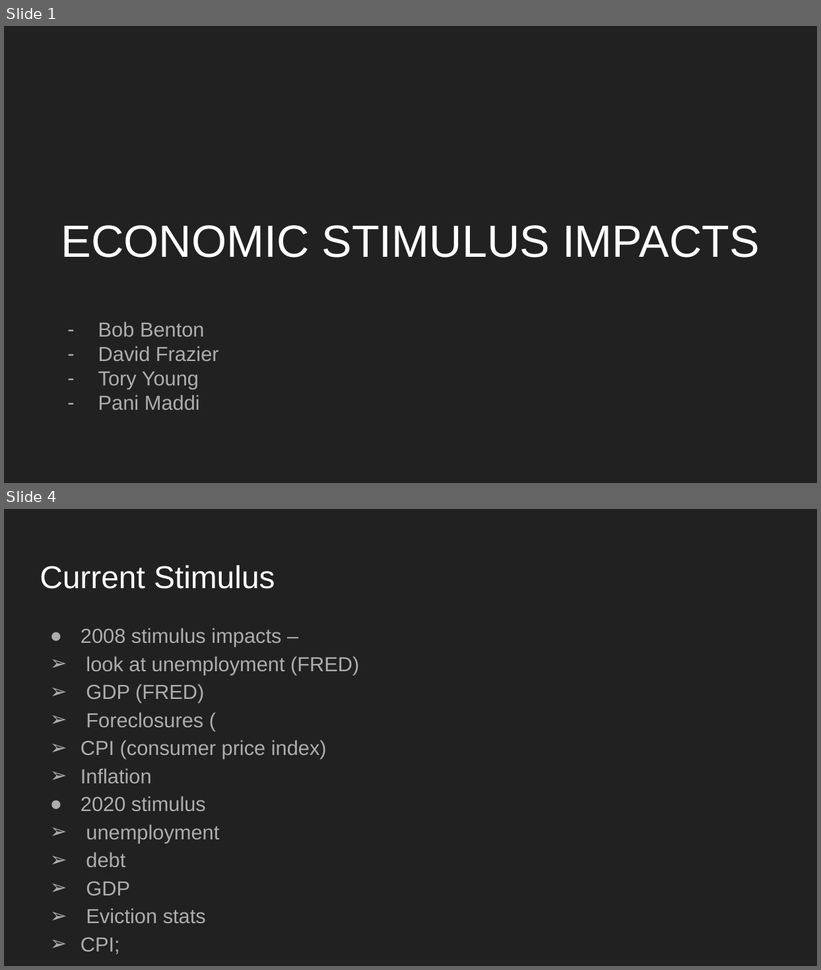
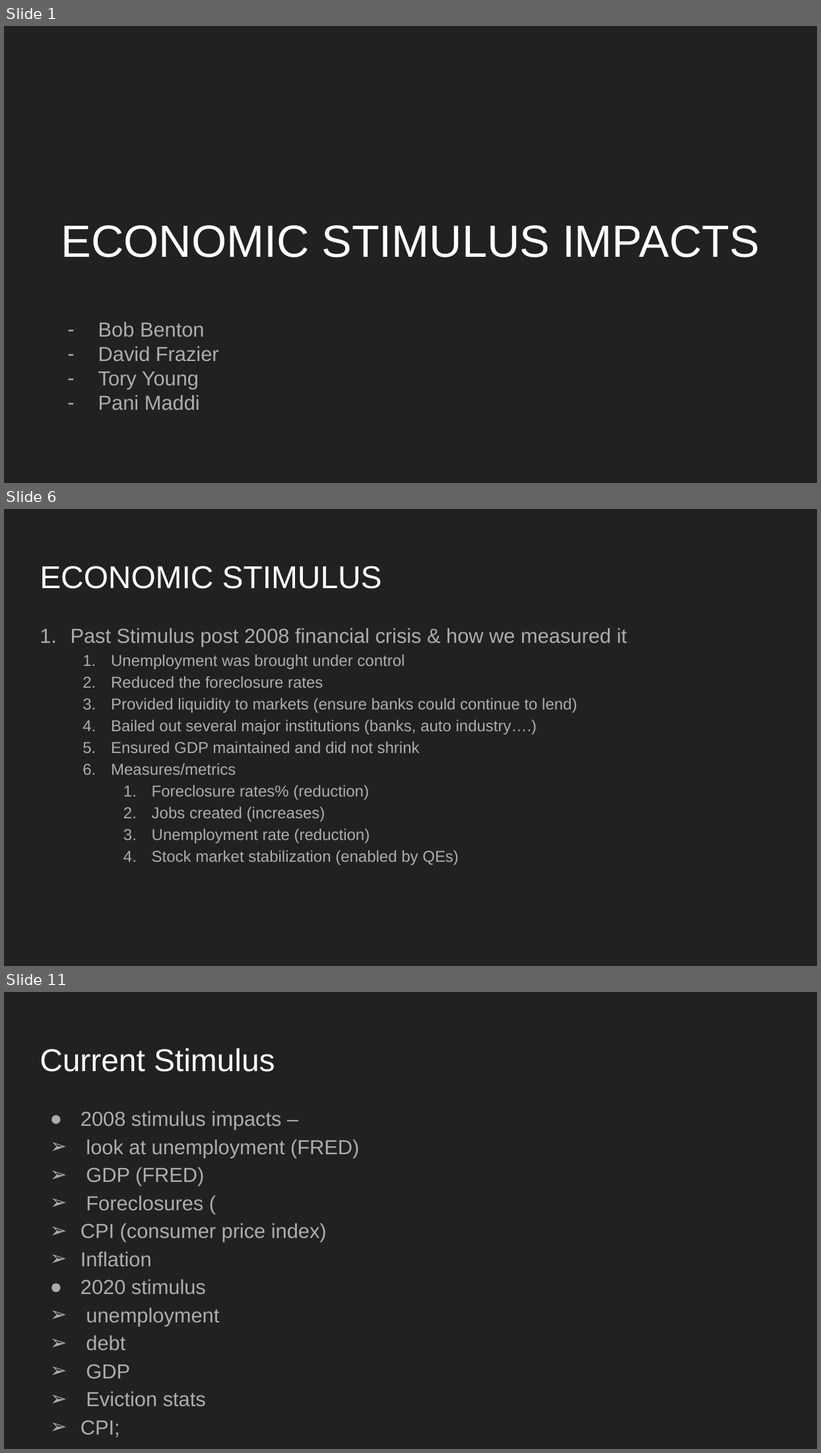
Before and after one commit to tyoung65/Econimic_Stimulus_Research-, a slide deck: ECONOMIC STIMULUS IMPACTS.pptx. Shown one above the other, each under a label of ours: slides 1 and 4 before the commit, slides 1, 6 and 11 after it; the slides between them are not shown. The pictures are 821x970 and 821x1453 pixels, drawn with LibreOffice and Linux fonts; fonts in the diff are those of the drawing. Boxes give left, top, right and bottom in pixels: in the first picture for what was removed or moved away, otherwise in the second. Text is boxed around its words. In the diff, an @@ line names an element or a change of style, - is before the commit and + after.

```diff
--- a/ECONOMIC STIMULUS IMPACTS.pptx
+++ b/ECONOMIC STIMULUS IMPACTS.pptx
@@ slide 6 added at box(4, 509, 817, 966), background #212121 @@
@@ title added at box(40, 566, 382, 589), 28 pt, text #FFFFFF @@
+ECONOMIC STIMULUS
@@ text added at box(71, 628, 627, 865), 14 pt, text #ADADAD @@
+1. Past Stimulus post 2008 financial crisis & how we measured it
+  1. Unemployment was brought under control
+  2. Reduced the foreclosure rates
+  3. Provided liquidity to markets (ensure banks could continue to lend)
+  4. Bailed out several major institutions (banks, auto industry….)
+  5. Ensured GDP maintained and did not shrink
+  6. Measures/metrics
+    1. Foreclosure rates% (reduction)
+    2. Jobs created (increases)
+    3. Unemployment rate (reduction)
+    4. Stock market stabilization (enabled by QEs)
@@ what was slide 4 is now slide 11 @@
```
Also in this commit, not shown: 2 slides changed, 6 other slides added, 1 other file.
